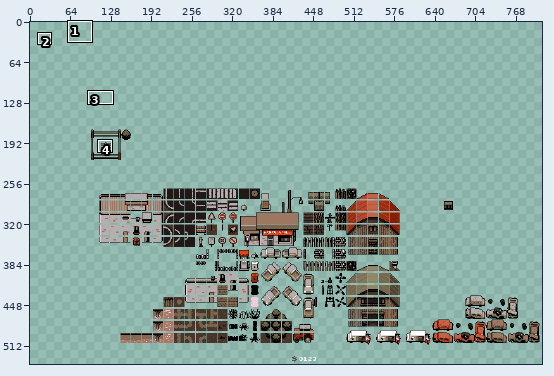
Two states of a pixel-art file, aseprite/collidables.aseprite. The picture above shows the old version from afar; the outline marks the close-up.
Close-up. Earlier state:
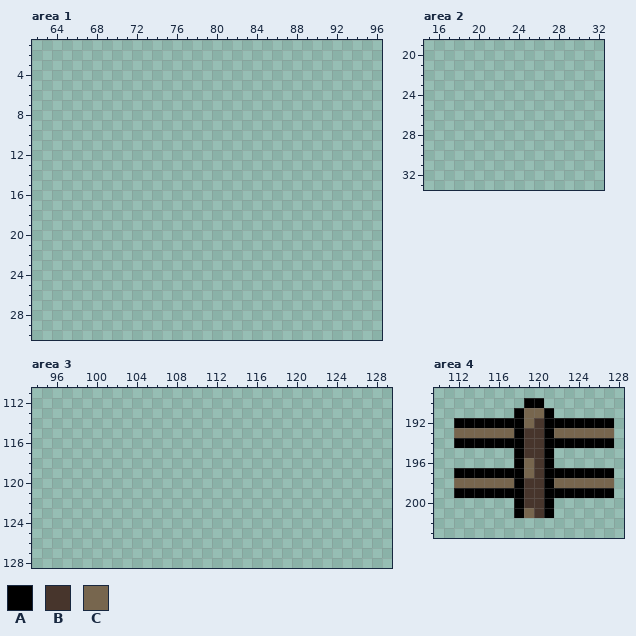
1000x1000 pixels, 1 frame. Pixels under 10% opacity are left out. Shown: area 1: x 62..96, y 1..30; area 2: x 15..32, y 19..33; area 3: x 94..129, y 111..128; area 4: x 110..128, y 189..203. The old version is drawn lined up with the new one. The wide view leaves out empty margins. The commit also changed other parts of the picture, which this record leaves out.
Palette (. is transparent): A #000000  B #47352c  C #77664e
Pixels before, area 4, first column x 112:
190 .......AA.......
191 ......ACCA......
192 AAAAAAACBAAAAAAA
193 CCCCCCABBACCCCCC
194 AAAAAAABBAAAAAAA
195 ......ABBA......
196 ......ACBA......
197 AAAAAAACBAAAAAAA
198 CCCCCCABBACCCCCC
199 AAAAAAABBAAAAAAA
200 ......ABBA......
201 ......ACBA......
New version:
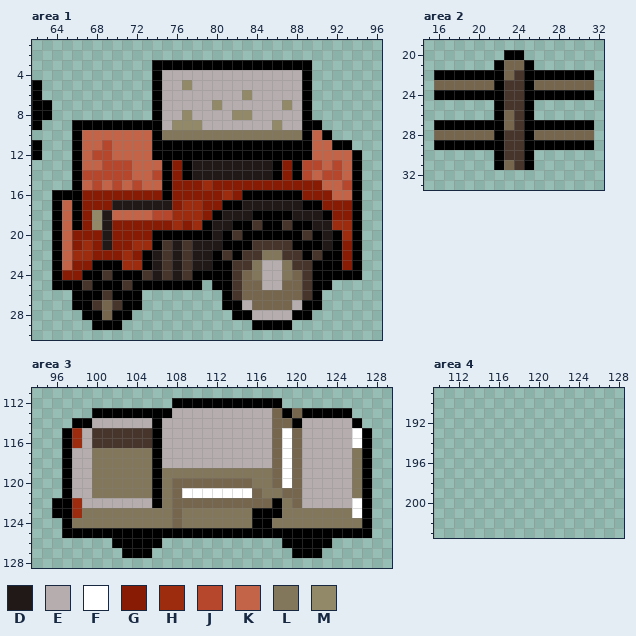
Colours new in this view: D #211818  E #b6aeae  F #ffffff  G #881b04  H #9d2c0f  J #b6462c  K #c36448  L #83775b  M #928969
Difference:
whole drawing moved by +96,+170 (the old picture is shown already moved)
Changed rows in their new state; - is an unchanged pixel.
Area 1:
first column x 62:
 3 ------------AAAAAAAAAAAAAAAA-----
 4 ------------AEEEEEEEEEEEEEEA-----
 5 A-----------AEEMEEEEEEEEEEEA-----
 6 A-----------AEEEEEEEEMEEEEEA-----
 7 AA----------AEEEEEMEEEEEEMEA-----
 8 AA----------AEEMEEEEMMEEEEEA-----
 9 A---AAAAAAAAAEMMMEEEEEEEMEEAA----
10 ----AKKKKKKKALLLLLLLLLLLLLLAKA---
11 A---AKKJKKKKAAAAAAAAAAAAAAAAKKAA-
12 A---AKJJKKKKAAAAAAAAAAAAAAAAKKKKA
13 ----AKKJJJKKKAGADDDDDDDDAGAJJKJKA
14 ----AJJJJJKKJAGADDDDDDDDAGAJKJJKA
15 ----AKJKJKJKKAGGGHGGGGGGGGGGGKKJA
16 --AAAGGGGGGGGAGGGGGHGAAAAAAGGGKKA
17 --AKAGGGDDDDDDGHHGGAADDDDDDAAGGGA
18 --AKAGMDKKKKJJHHHGADDDAAAADDDAGGA
19 --AKAGMDGGGGGGHGHADDAABAABAADDHHA
20 --AKGGGDGGGGAAAAAADABAAAAAABADAHA
21 --AKGHGDGGHHABDBDDDAAABBBBAAADAGA
22 --AKHHGGGHGADBDBDDABABBLLBBABAAGA
23 --AKGGAAAHHADBDBDDAABBLEELBBAAAGA
24 --AGGAABAAABDBDBAAAABCLEELCBAAAAA
25 --AAABAAABAAAAAAA-AABCCEECCBAA---
26 ----AAABAAA--------ABCCCCCCBA----
27 ----AABCBAA--------AAECCCCEAA----
28 -----AACAA----------AAEEEEAA-----
29 ------AAA-------------AAAA-------
Area 2:
first column x 16:
20 -------AA-------
21 ------ACCA------
22 AAAAAAACBAAAAAAA
23 CCCCCCABBACCCCCC
24 AAAAAAABBAAAAAAA
25 ------ABBA------
26 ------ACBA------
27 AAAAAAACBAAAAAAA
28 CCCCCCABBACCCCCC
29 AAAAAAABBAAAAAAA
30 ------ABBA------
31 ------ACBA------
Area 3:
first column x 96:
112 ------------AAAAAAAAAAA---------
113 ----AAAAAAAAEEEEEEEEEECACAAAAA--
114 --AAEEEEEEAEEEEEEEEEEECCAEEEEEA-
115 -AHEBBBBBBAEEEEEEEEEEECFCEEEEEFA
116 -AHEBBBBBBAEEEEEEEEEEECFCEEEEEFA
117 -AEELLLLLLAEEEEEEEEEEECFCEEEEELA
118 -AEELLLLLLAEEEEEEEEEEECFCEEEEELA
119 -AEELLLLLLALLLLLLLLLLLCFCEEEEELA
120 -AEELLLLLLALCCCCCCCCLLCFCEEEEELA
121 -AEELLLLLLALCFFFFFFFCLLCCEEEEELA
122 AAHEEEEEEEALCCCCCCCCCCALCEEEEEFA
123 AAHLLLLLLLLLCLLLLLLLAAALLLLLLLFA
124 -ALLLLLLLLLLCLLLLLLLAALLLLLLLLLA
125 -AAAAAAAAAAAAAAAAAAAAAAAAAAAAAAA
126 ------AAAAA------------AAAAA----
127 -------AAA--------------AAA-----
Area 4:
first column x 112:
190 -------..-------
191 ------....------
192 ................
193 ................
194 ................
195 ------....------
196 ------....------
197 ................
198 ................
199 ................
200 ------....------
201 ------....------
Where, in picture pixels (left, top, right, bottom), the same in both close-ups:
added: (32, 60, 362, 330)
added: (434, 50, 594, 170)
added: (52, 398, 372, 558)
erased: (454, 398, 614, 518)
